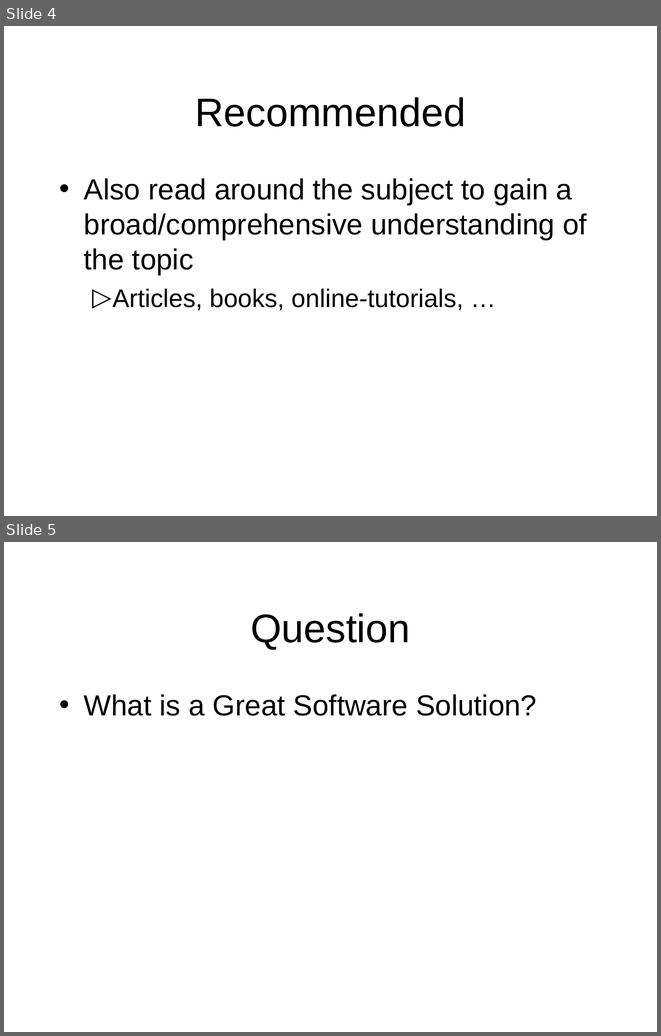
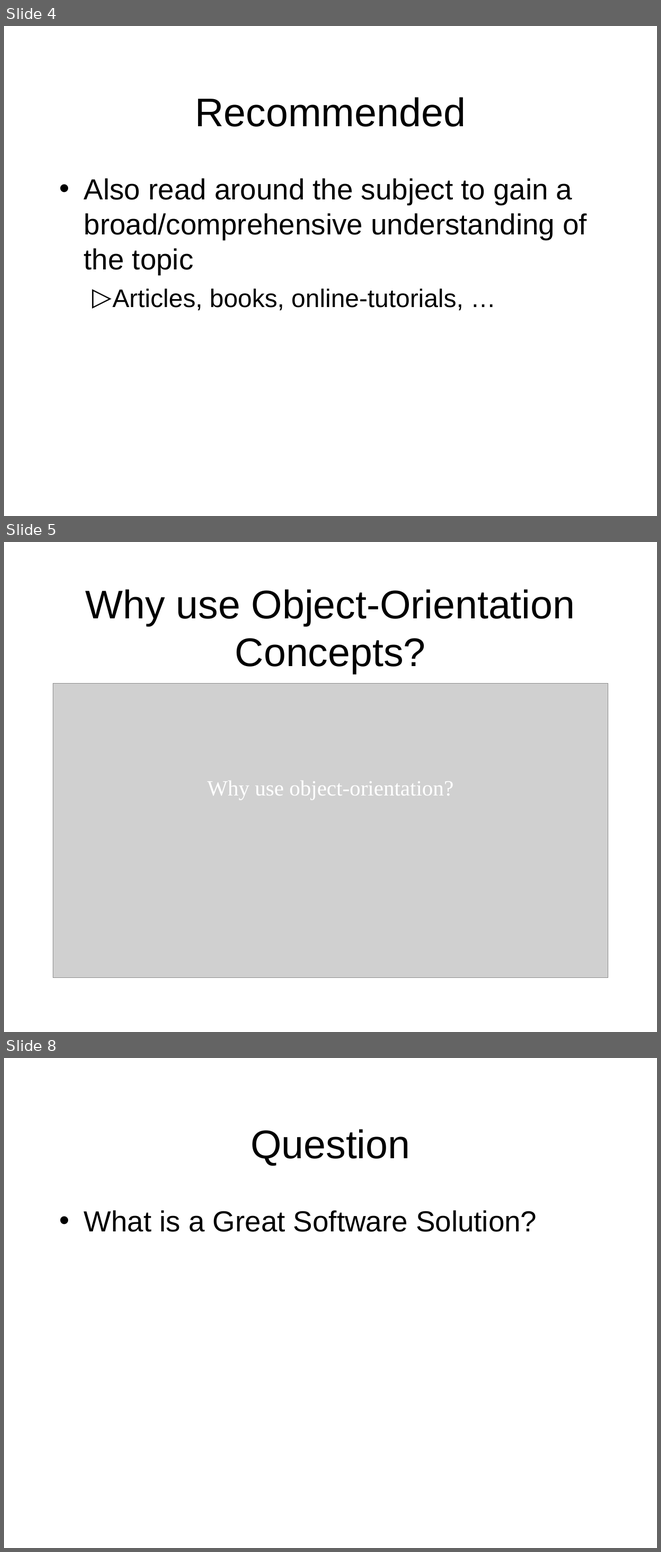
Before and after one commit to octaviordz/zjnu2017.github.io, a slide deck: OOAD/lectures/010--Introduction.ppt. Shown one above the other, each under a label of ours: slides 4 and 5 before the commit, slides 4, 5 and 8 after it; the slides between them are not shown. The pictures are 661x1036 and 661x1552 pixels, drawn with LibreOffice and Linux fonts; fonts in the diff are those of the drawing; grey boxes stand for pictures. Boxes give left, top, right and bottom in pixels: in the first picture for what was removed or moved away, otherwise in the second. Text is boxed around its words. In the diff, an @@ line names an element or a change of style, - is before the commit and + after.

```diff
--- a/OOAD/lectures/010--Introduction.ppt
+++ b/OOAD/lectures/010--Introduction.ppt
@@ slide 5 added at (x1=4, y1=542, x2=657, y2=1032), background #FFFFFF @@
@@ title added at (x1=85, y1=589, x2=575, y2=673), 44 pt, text #000000 @@
+Why use Object-Orientation Concepts?
@@ picture added at (x1=53, y1=684, x2=608, y2=978) @@
@@ text added at (x1=207, y1=780, x2=453, y2=800), 24 pt, text #FFFFFF @@
+Why use object-orientation?
@@ what was slide 5 is now slide 8 @@
```
Also in this commit, not shown: 1 slide changed, 11 other slides added, 1 slide removed, 2 other files.
